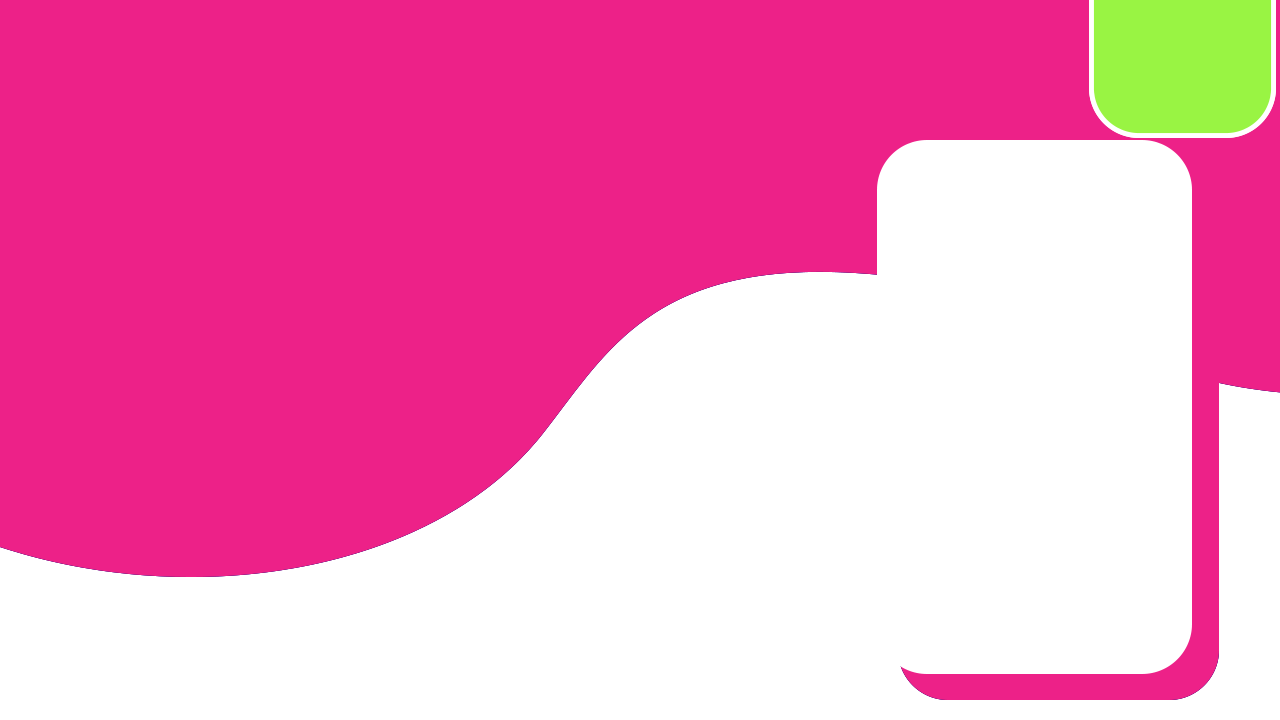
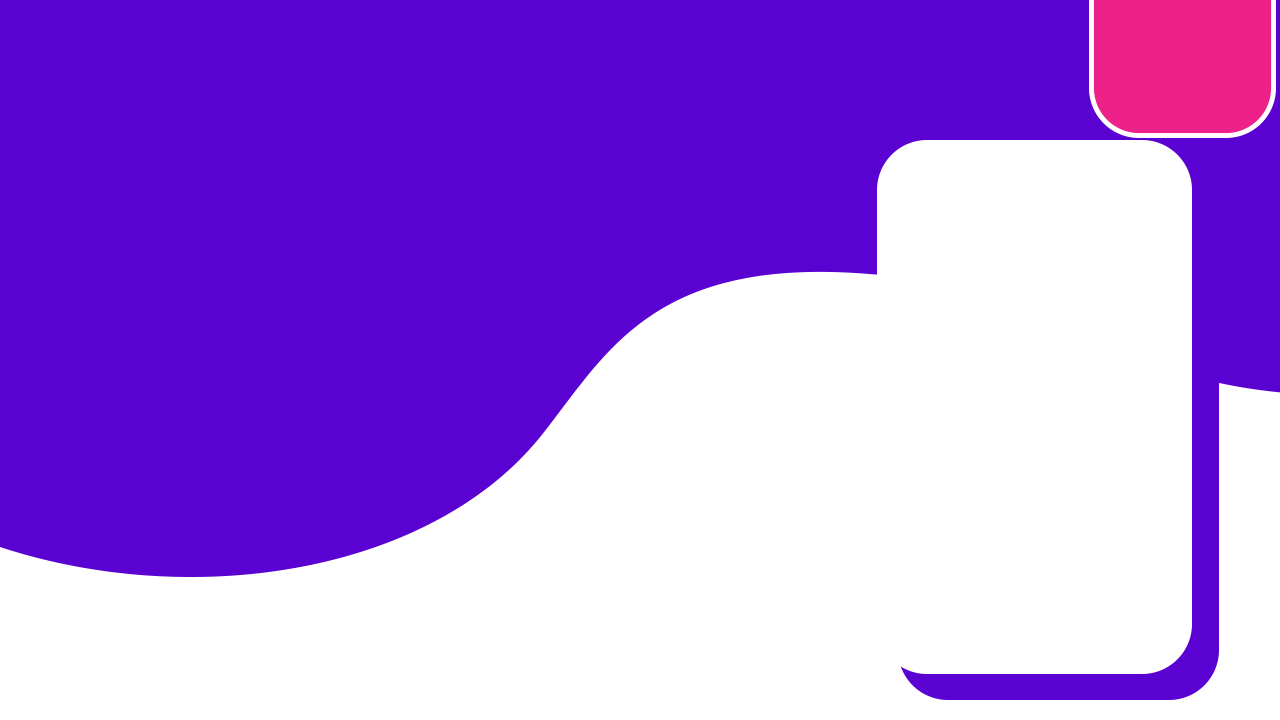
Layers edited between the first and the second 1280 × 720 image:
hid "Rounded Rectangle 3 copy" over [1089, 0, 1276, 138]
hid "Rounded Rectangle 1 copy 2" over [900, 178, 1219, 700]
hid "Shape 1 copy 2" over [0, 0, 1280, 577]
hid "Rounded Rectangle 1 copy" over [900, 178, 1219, 700]
hid "Shape 1 copy" over [0, 0, 1280, 577]
